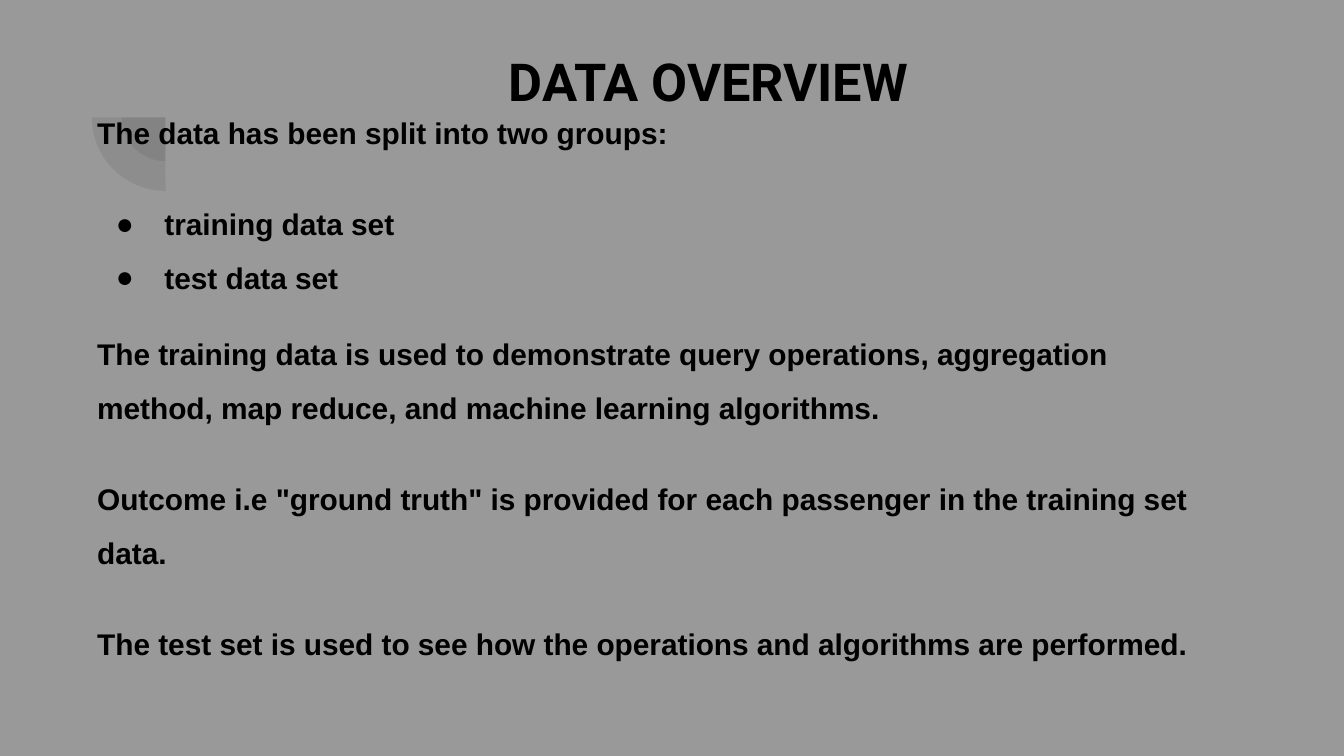
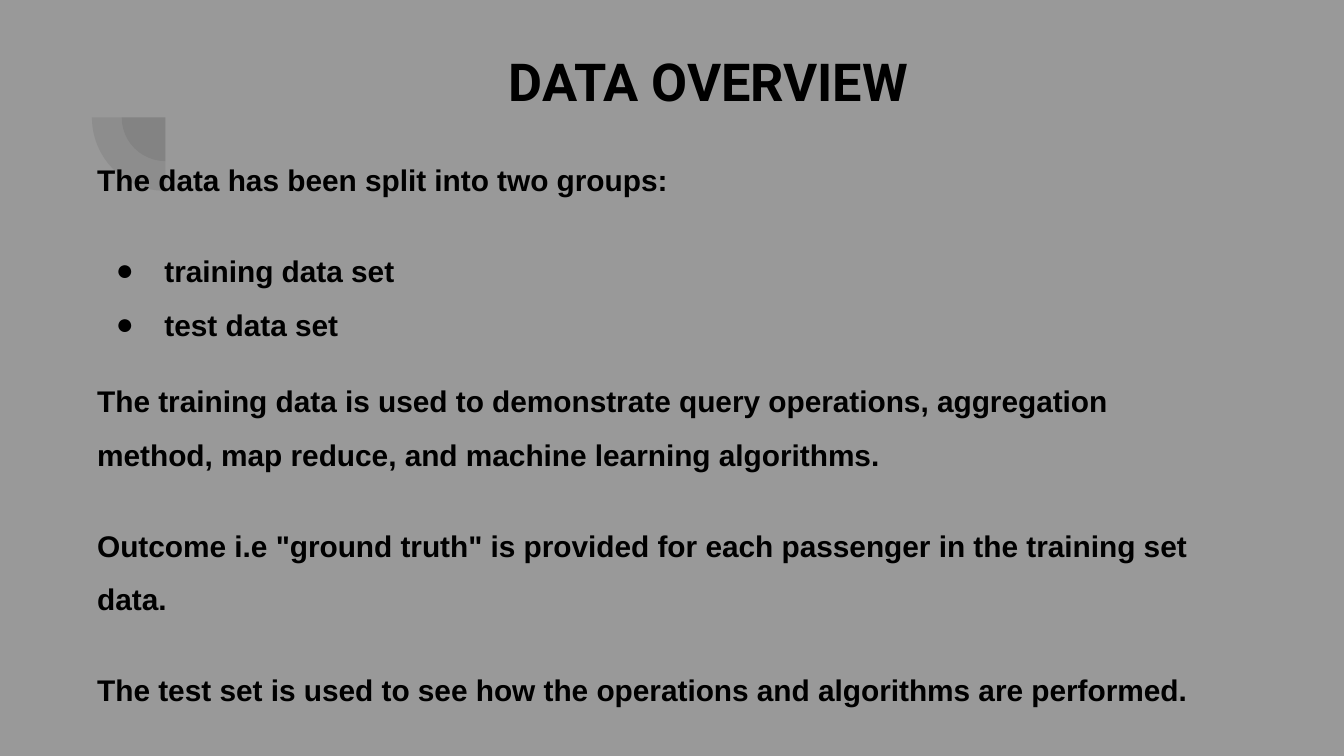
Before and after one commit to AnishTatke/BigData_Titanic_Analysis, a slide deck: slide 3 of Titanic disaster analysis.pptx. Drawn at 1344x756 pixels with LibreOffice and Linux fonts; fonts in the diff are those of the drawing; background and template pictures are left out. Boxes give left, top, right and bottom in pixels: in the first picture for what was removed or moved away, otherwise in the second. Text is boxed around its words. In the diff, an @@ line names an element or a change of style, - is before the commit and + after.

Commit message:
Final Commit 1

```diff
--- a/Titanic disaster analysis.pptx
+++ b/Titanic disaster analysis.pptx
@@ text "The data has been split ...": place and size @@
-text "The data has been split ..." at box(97, 122, 1187, 660)
+text "The data has been split ..." at box(97, 169, 1187, 707)
```
Also in this commit, not shown: 1 slide added.
